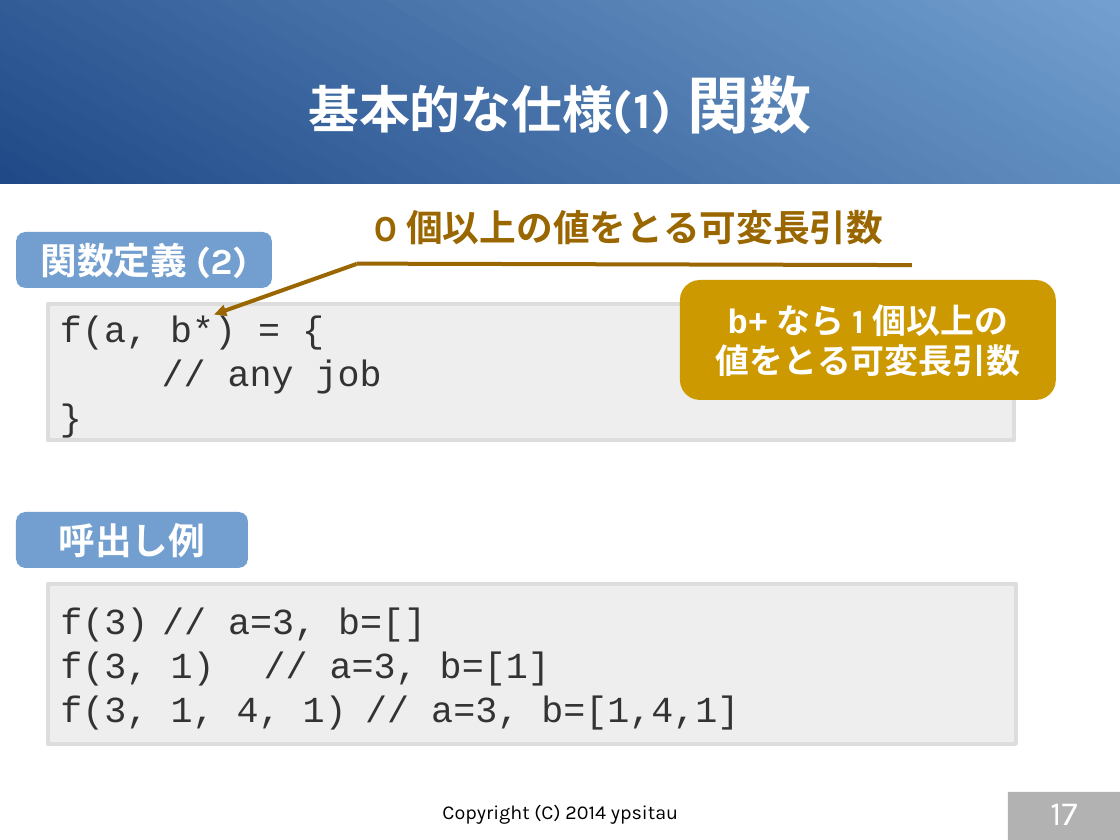
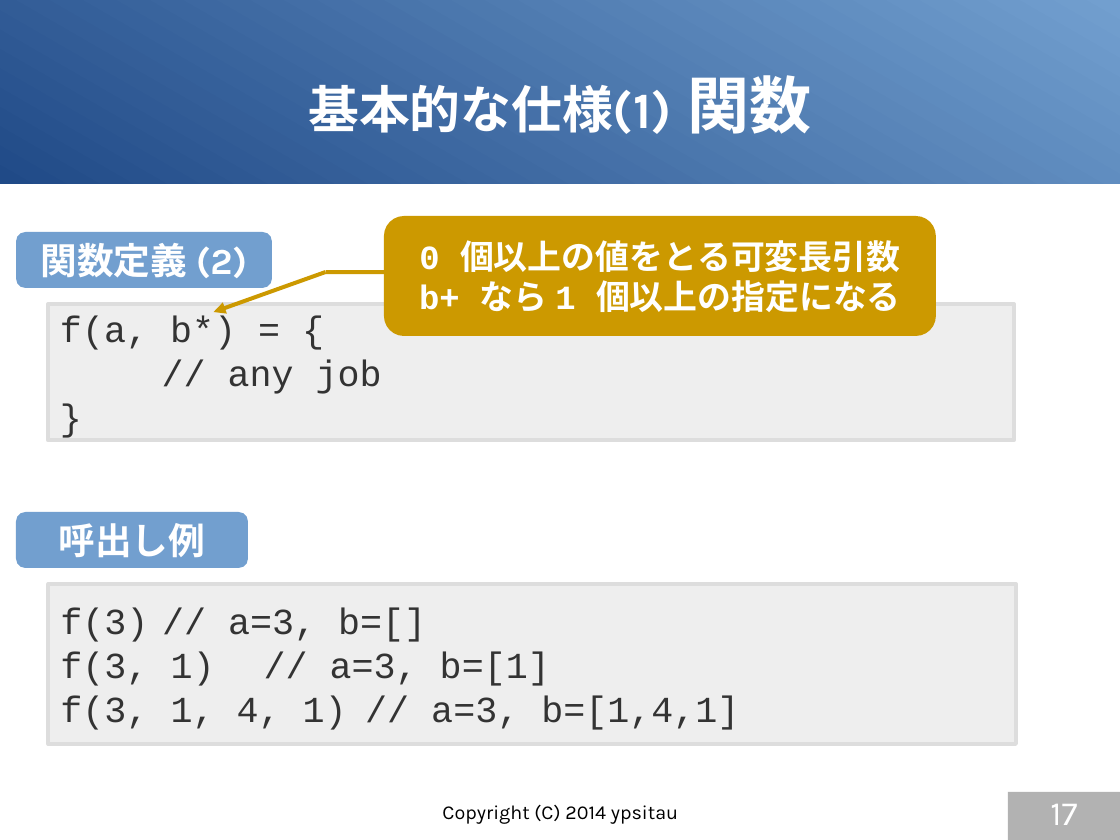
Before and after one commit to gura-lang/gura-doc, a slide deck: slide 17 of presentation/gura-introduction.odp. Drawn at 1120x840 pixels with LibreOffice and Linux fonts; fonts in the diff are those of the drawing. Boxes give left, top, right and bottom in pixels: in the first picture for what was removed or moved away, otherwise in the second. Text is boxed around its words. In the diff, an @@ line names an element or a change of style, - is before the commit and + after.

```diff
--- a/presentation/gura-introduction.odp
+++ b/presentation/gura-introduction.odp
@@ rounded rectangle "0 個以上の値をとる可変長引数": place and size @@
-rounded rectangle "0 個以上の値をとる可変長引数" at bbox=[374, 209, 883, 245]
+rounded rectangle "0 個以上の値をとる可変長引数" at bbox=[384, 216, 936, 336]
@@ rounded rectangle "0 個以上の値をとる可変長引数" at bbox=[384, 216, 936, 336]: vertical alignment top to middle; fill none to #CC9900 @@
@@ line removed from (357, 263) to (913, 265) @@
@@ text in rounded rectangle at bbox=[419, 240, 900, 272]: size 26 to 24 pt, font Karla to Courier New, text colour #996600 to #FFFFFF in "0 個以上の値をとる可変長引数"; alignment left to centre @@
@@ arrow moved from (214, 314) - (357, 264) to (213, 312) - (325, 272) @@
@@ arrow (213, 312) - (325, 272): stroke #996600 2.83 pt to #CC9900 2.83 pt @@
@@ line added from (325, 272) to (389, 272), #CC9900 2.83 pt @@
@@ text in rounded rectangle at bbox=[419, 280, 901, 312]: paragraph added @@
+b+ なら 1 個以上の指定になる
@@ rounded rectangle removed at bbox=[680, 281, 1056, 400] @@
-b+ なら 1 個以上の
-値をとる可変長引数
```
Also in this commit, not shown: 13 other slides changed.
